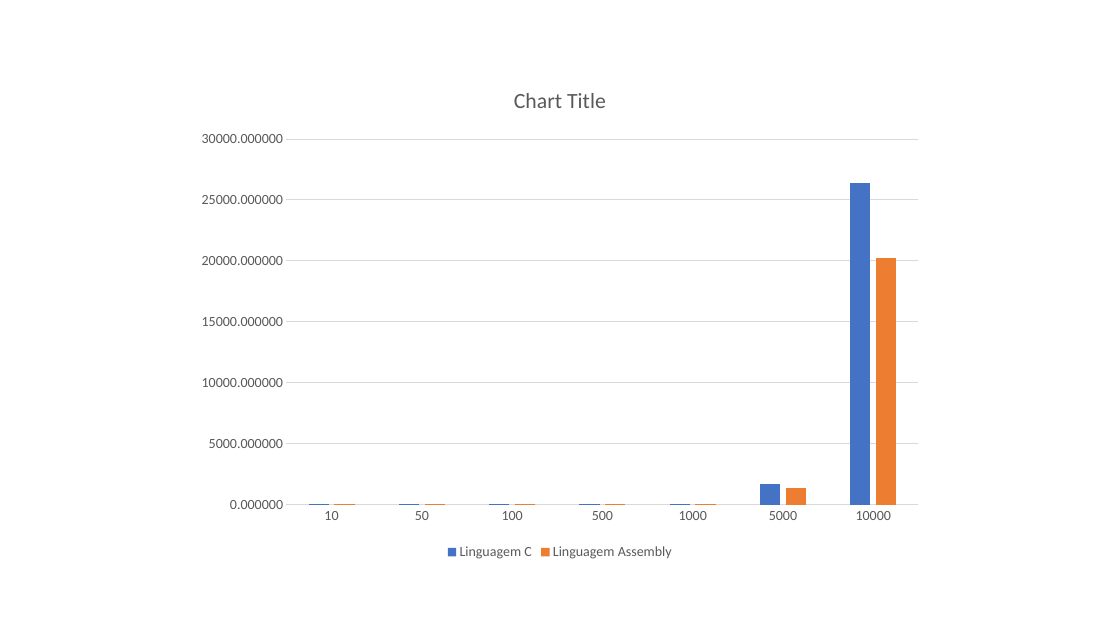
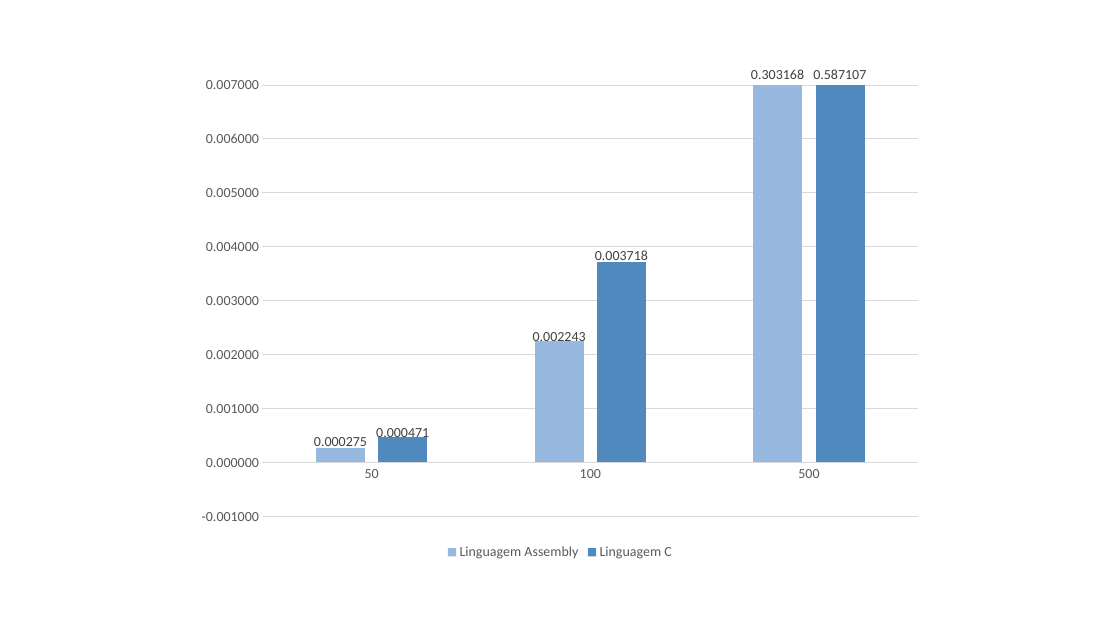
Before and after one commit to AllanCapistrano/sd-pbl1, a slide deck: slide 2 of recursos/gráficos.pptx (slide 1 before the commit). Drawn at 1120x630 pixels with LibreOffice and Linux fonts; fonts in the diff are those of the drawing. Boxes give left, top, right and bottom in pixels: in the first picture for what was removed or moved away, otherwise in the second. Text is boxed around its words. In the diff, an @@ line names an element or a change of style, - is before the commit and + after.

```diff
--- a/recursos/gráficos.pptx
+++ b/recursos/gráficos.pptx
@@ column chart at [187,66,933,565] @@
-categories: 10, 50, 100, 500, 1000, 5000, 10000
+categories: 50, 100, 500
-Linguagem C: 0, 0, 0, 0, 0, 1700, 26300
+Linguagem Assembly: 0.000275, 0.002243, 0.303168
@@ colour of Linguagem Assembly #4472C4 to #98B8E0 @@
@@ data labels of Linguagem Assembly added @@
-Linguagem Assembly: 0, 0, 0, 0, 0, 1400, 20200
+Linguagem C: 0.000471, 0.003718, 0.587106
@@ colour of Linguagem C #ED7D31 to #518ABD @@
@@ data labels of Linguagem C added @@
@@ value axis changed @@
```
Also in this commit, not shown: 4 other files.
